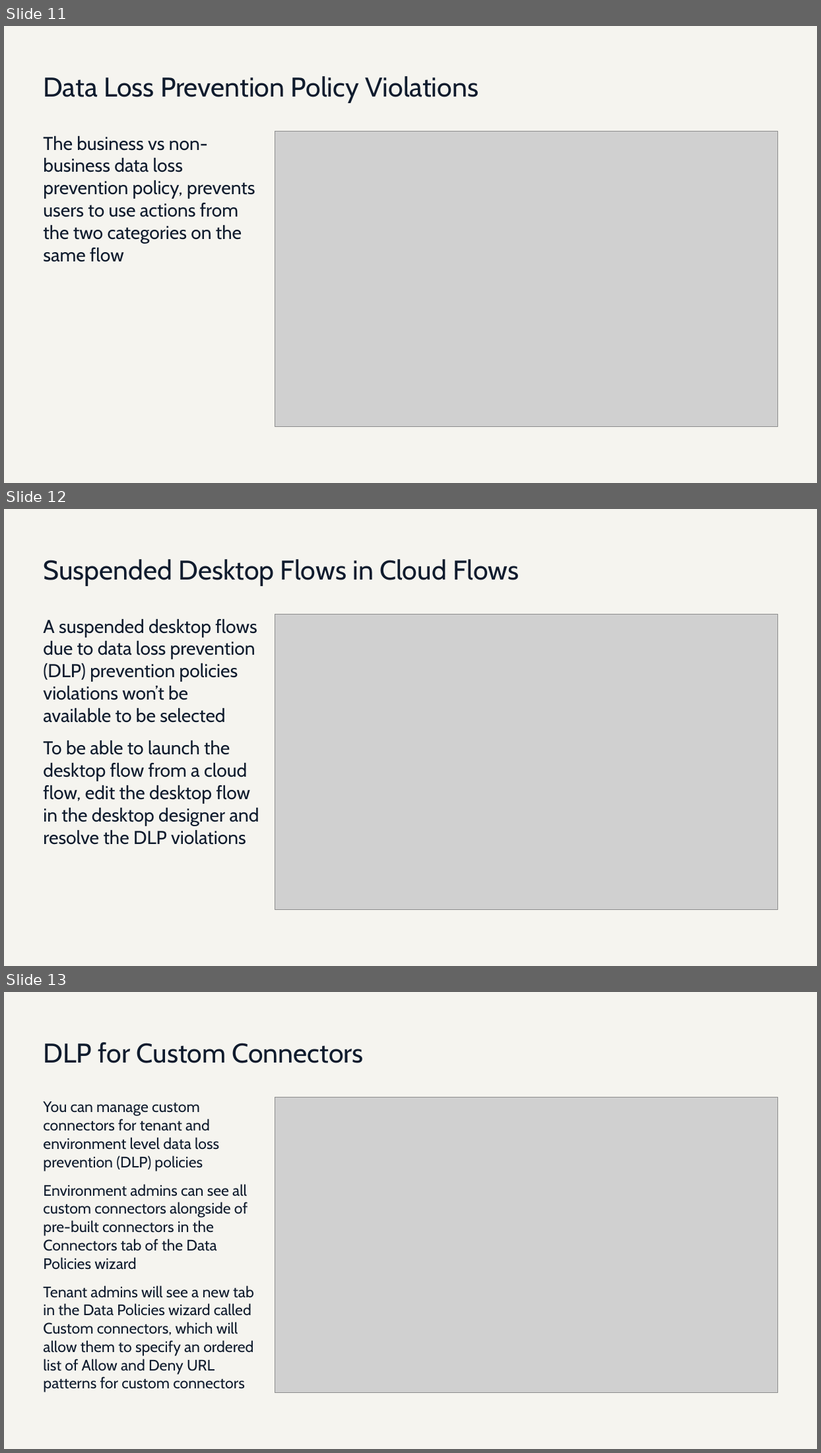
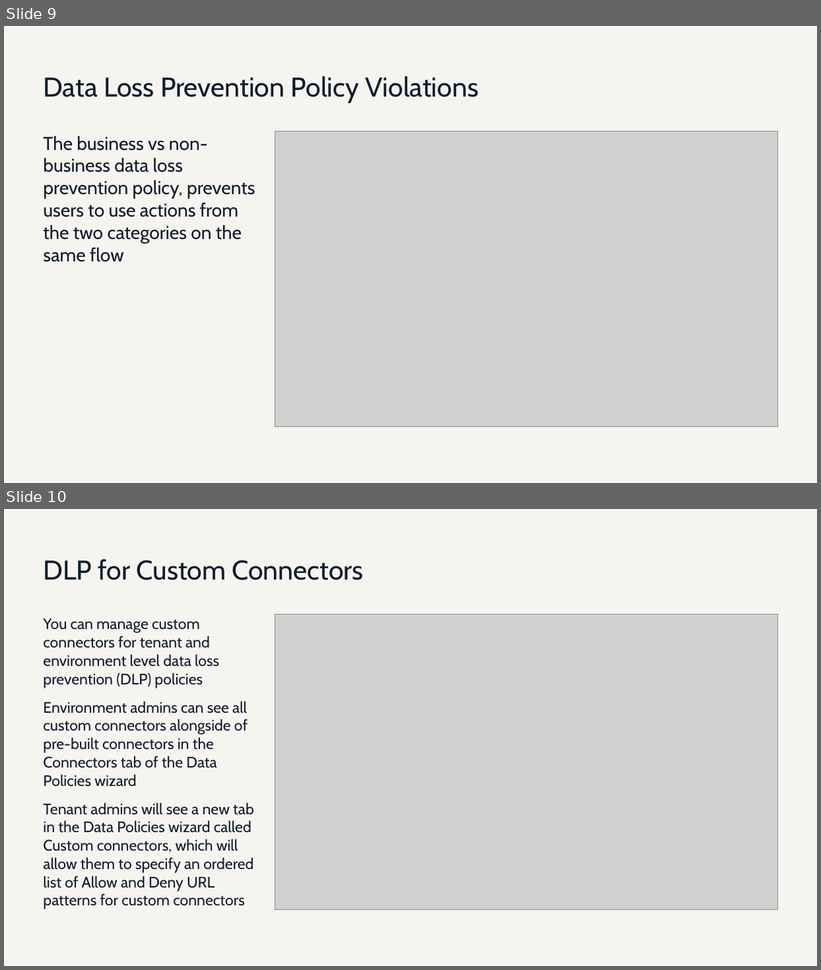
Before and after one commit to JPOWER4/Enterprise-Apps-Agents, a slide deck: Modeule 9 - Multi-Agent Orchestration, MCP & Governance.pptx. Shown one above the other, each under a label of ours: slides 11, 12 and 13 before the commit, slides 9 and 10 after it. The pictures are 821x1453 and 821x970 pixels, drawn with LibreOffice and Linux fonts; fonts in the diff are those of the drawing; grey boxes stand for pictures. Boxes give left, top, right and bottom in pixels: in the first picture for what was removed or moved away, otherwise in the second. Text is boxed around its words. In the diff, an @@ line names an element or a change of style, - is before the commit and + after.

```diff
--- a/Modeule 9 - Multi-Agent Orchestration, MCP & Governance.pptx
+++ b/Modeule 9 - Multi-Agent Orchestration, MCP & Governance.pptx
@@ slide 12 removed at (4, 509, 817, 966), background #F5F4EF @@
@@ title removed at (43, 559, 519, 586) @@
-Suspended Desktop Flows in Cloud Flows
@@ text removed at (43, 619, 259, 845) @@
-A suspended desktop flows due to data loss prevention (DLP) prevention policies violations won’t be available to be selected
-To be able to launch the desktop flow from a cloud flow, edit the desktop flow in the desktop designer and resolve the DLP violations
@@ picture removed at (275, 615, 778, 910) @@
@@ what was slide 11 is now slide 9 @@
@@ what was slide 13 is now slide 10 @@
```
Also in this commit, not shown: 2 other slides removed, 5 other files.
